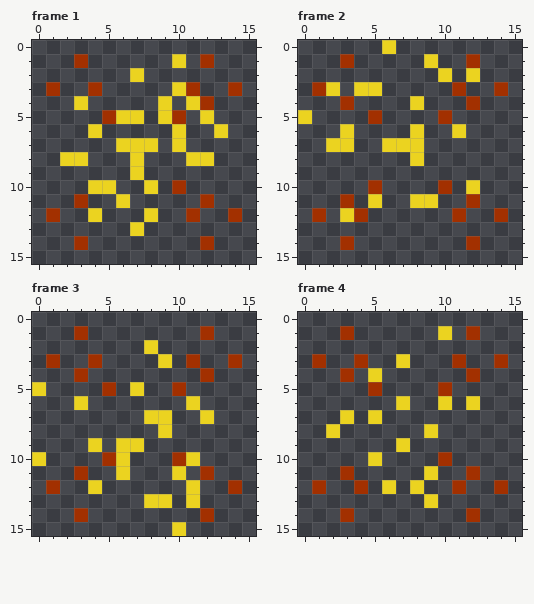
Pixel-art file: Assets/Raw/Sprites/Enemies/Boss4/BigFire.aseprite. The picture above is the old version.
16x16 pixels, 8 frames. Shown: frame 1, frame 2, frame 3, frame 4. The commit also changed other frames, which this record leaves out.
New version:
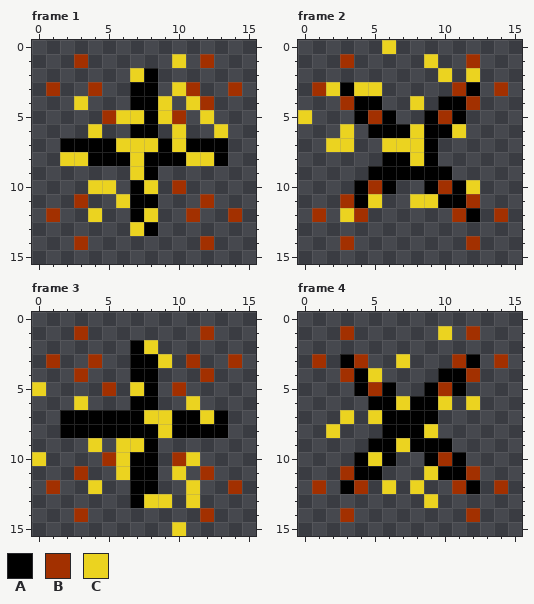
Palette (. is transparent): A #000000  B #a23000  C #ebd320
The exact change:
layer "Cross" added
Frame 1, layer "Cross":
y 2: x 8 . -> A
y 3..4: x 7..8 .. -> AA
y 5: x 8 . -> A
y 6: x 7..8 .. -> AA
y 7: x 2..5 .... -> AAAA; x 9 . -> A; x 11..13 ... -> AAA
y 8: x 4..6 ... -> AAA; x 8..10 ... -> AAA; x 13 . -> A
y 9: x 8 . -> A
y 10: x 7 . -> A
y 11: x 7..8 .. -> AA
y 12: x 7 . -> A
y 13: x 8 . -> A
Frame 2, layer "Cross":
y 3: x 3 . -> A; x 12 . -> A
y 4: x 4..5 .. -> AA; x 10..11 .. -> AA
y 5: x 4 . -> A; x 6 . -> A; x 9 . -> A; x 11 . -> A
y 6: x 5..7 ... -> AAA; x 9..10 .. -> AA
y 7: x 9 . -> A
y 8: x 6..7 .. -> AA; x 9 . -> A
y 9: x 5..10 ...... -> AAAAAA
y 10: x 4 . -> A; x 6 . -> A; x 9 . -> A; x 11 . -> A
y 11: x 4 . -> A; x 10..11 .. -> AA
y 12: x 12 . -> A
Frame 3, layer "Cross":
y 2: x 7 . -> A
y 3..4: x 7..8 .. -> AA
y 5: x 8 . -> A
y 6: x 7..8 .. -> AA
y 7: x 2..7 ...... -> AAAAAA; x 10..11 .. -> AA; x 13 . -> A
y 8: x 2..8 ....... -> AAAAAAA; x 10..13 .... -> AAAA
y 9: x 8 . -> A
y 10..12: x 7..8 .. -> AA
y 13: x 7 . -> A
Frame 4, layer "Cross":
y 3: x 3 . -> A; x 12 . -> A
y 4: x 4 . -> A; x 10..11 .. -> AA
y 5: x 4 . -> A; x 6 . -> A; x 9 . -> A; x 11 . -> A
y 6: x 5..6 .. -> AA; x 8..9 .. -> AA
y 7: x 6..9 .... -> AAAA
y 8: x 6..8 ... -> AAA
y 9: x 5..6 .. -> AA; x 8..10 ... -> AAA
y 10: x 4 . -> A; x 6 . -> A; x 9 . -> A; x 11 . -> A
y 11: x 4..5 .. -> AA; x 10..11 .. -> AA
y 12: x 3 . -> A; x 12 . -> A
